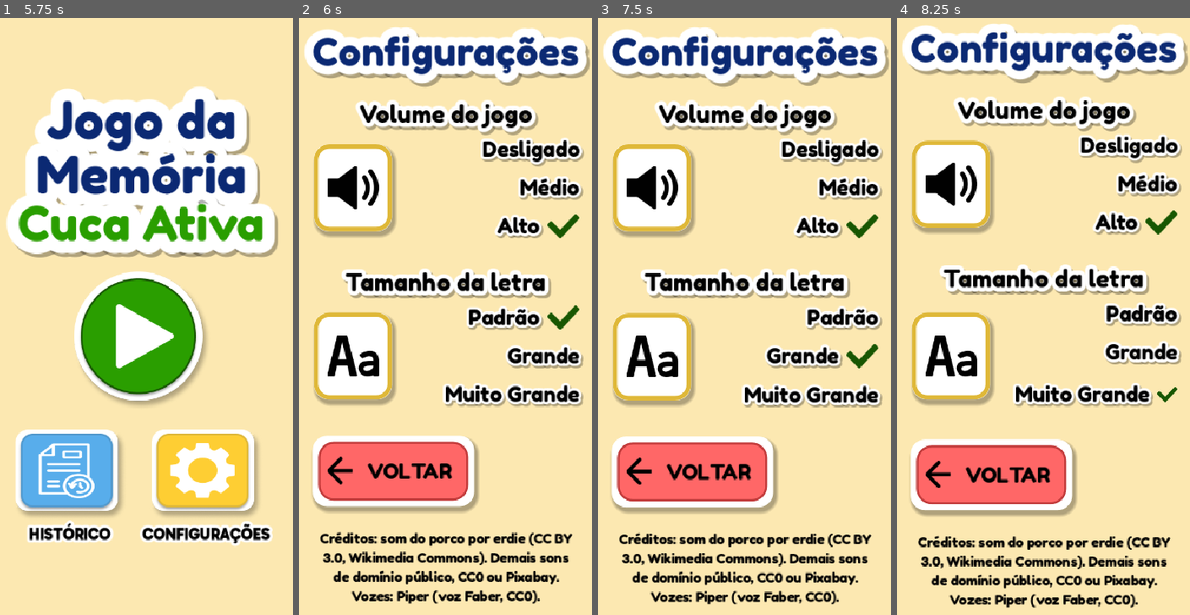
Above: before the commit, frames 1-4 (left to right).
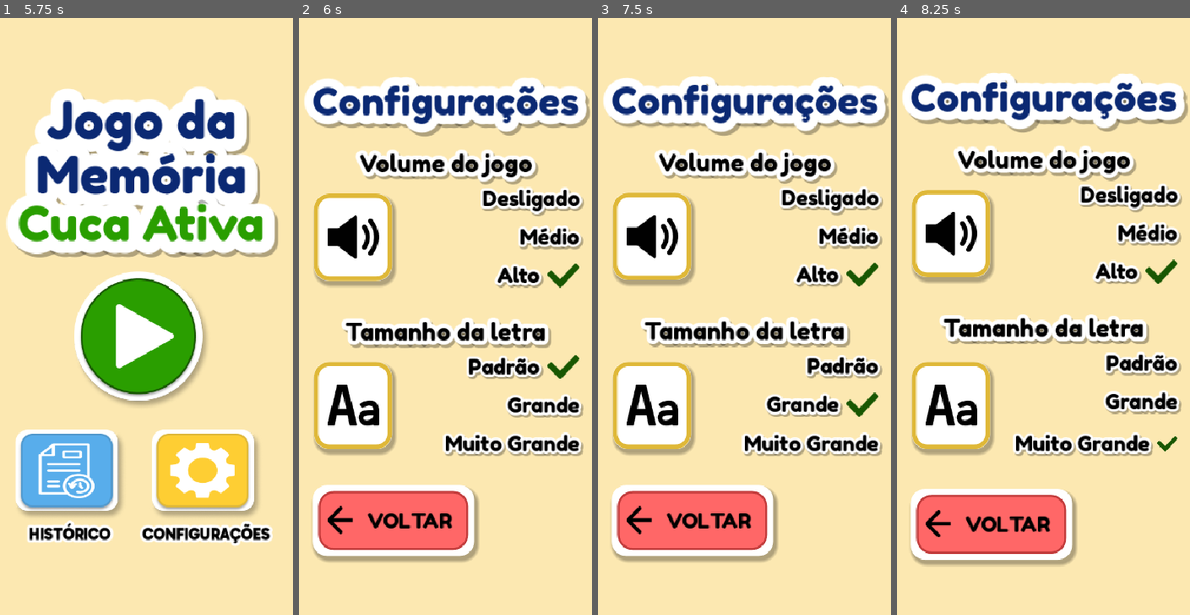
Above: after the commit, the same moments.

Repository: vnarumi/CucaAtiva
Game: Godot game, scene res://scenes/main_menu/main_menu.tscn
Two runs of this game, one before a commit and one after it. Both use one fixed random seed, a clock stepped at 60 frames per second and the inputs below.
Inputs (mouse positions are in pixels of both pictures, inside the frame that each line leads up to; where the layout moved, square brackets give the same spot in the first picture):
- Up to frame 1 (5.75 s): click "?" at 0.5 s; click "2" at 1.25 s; click "?" at 2 s; click "?" at 2.75 s; click "2" at 3.5 s; click "?" at 4.25 s; click "Entendi!" at 5 s
- Up to frame 2 (6 s): click (504, 477) at 5.75 s
- Up to frame 3 (7.5 s): click (791, 364) [791, 316] at 6.5 s; click (791, 406) [791, 358] at 7.25 s
- Up to frame 4 (8.25 s): click (1090, 441) [1090, 394] at 8 s

Frame 1 is identical in both runs. In frame 2, 53% of the frame differs, in the area x 1-100%, y 1-99%; in frame 3, 53%; in frame 4, 53%.

Commit message:
Remove o credito da tela de Configuracoes (vai para o documento de entrega; fica em assets/audio/animals/CREDITOS.md)

Diff:
--- a/scenes/game/settings.tscn
+++ b/scenes/game/settings.tscn
@@ -466,13 +466,4 @@
 text = "VOLTAR"
 icon = ExtResource("7_ll5u5")
 
-[node name="CreditsLabel" type="Label" parent="Layout"]
-layout_mode = 2
-theme_override_colors/font_color = Color(0, 0, 0, 1)
-theme_override_fonts/font = ExtResource("3_i1rig")
-theme_override_font_sizes/font_size = 18
-text = "Créditos: som do porco por erdie (CC BY 3.0, Wikimedia Commons). Demais sons de domínio público, CC0 ou Pixabay. Vozes: Piper (voz Faber, CC0)."
-horizontal_alignment = 1
-autowrap_mode = 3
-
 [connection signal="pressed" from="Layout/VoltarWrapper/VoltarButton" to="." method="_on_voltar_pressed"]
